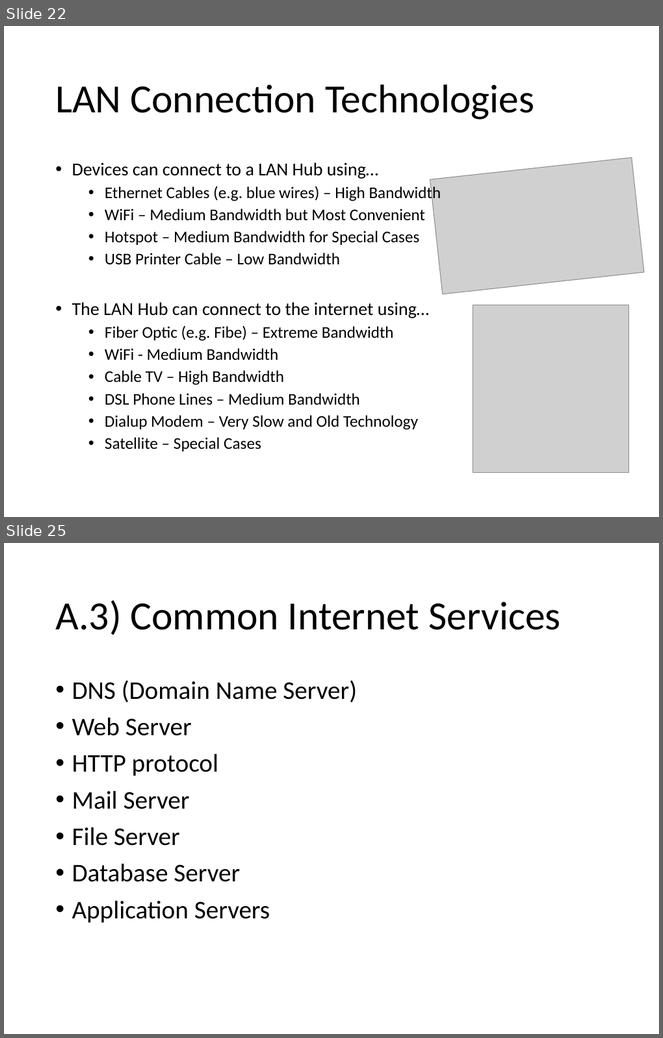
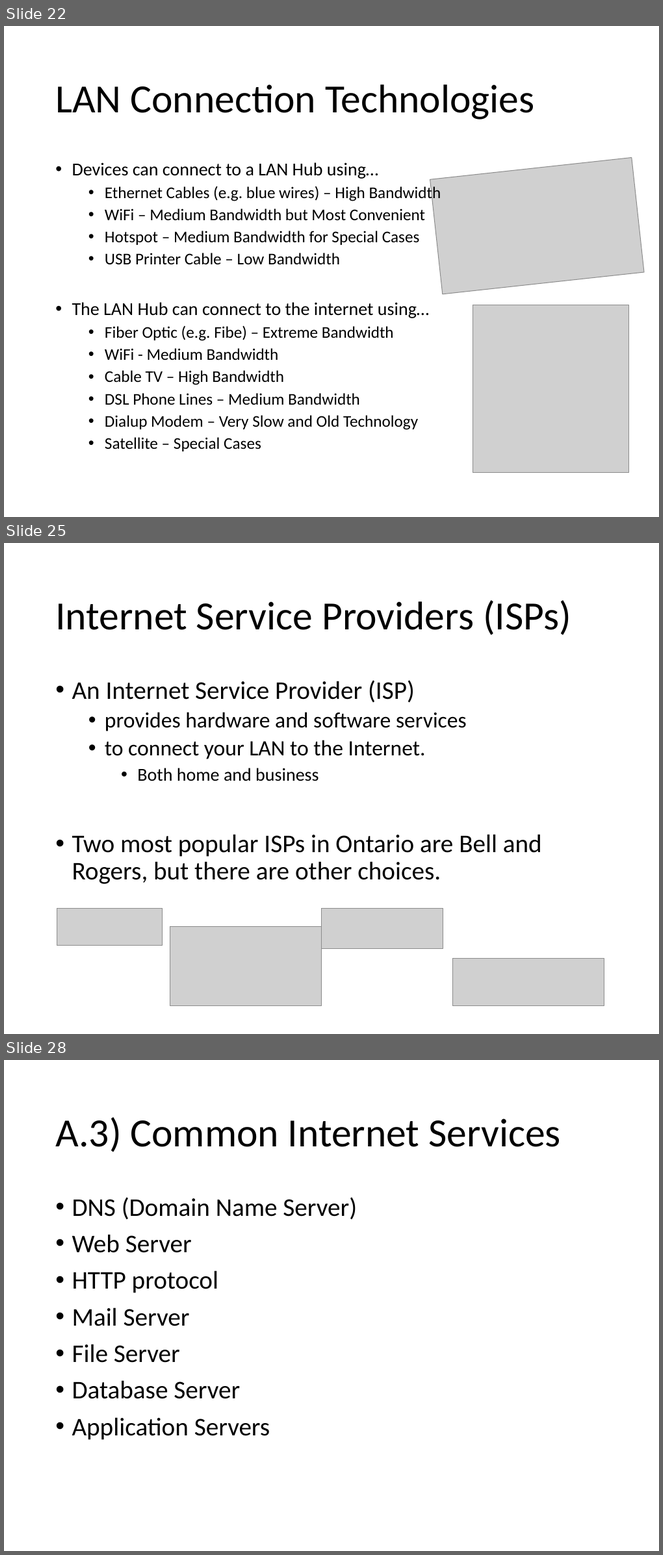
Before and after one commit to Greg5519/ICS3C0, a slide deck: Topic A Computer Systems/A.8 Lesson - World Wide Web.pptx. Shown one above the other, each under a label of ours: slides 22 and 25 before the commit, slides 22, 25 and 28 after it; the slides between them are not shown. The pictures are 663x1038 and 663x1555 pixels, drawn with LibreOffice and Linux fonts; fonts in the diff are those of the drawing; grey boxes stand for pictures. Boxes give left, top, right and bottom in pixels: in the first picture for what was removed or moved away, otherwise in the second. Text is boxed around its words. In the diff, an @@ line names an element or a change of style, - is before the commit and + after.

```diff
--- a/Topic A Computer Systems/A.8 Lesson - World Wide Web.pptx
+++ b/Topic A Computer Systems/A.8 Lesson - World Wide Web.pptx
@@ slide 25 added at [4, 543, 659, 1034], background #FFFFFF @@
@@ title added at [55, 600, 571, 635], 44 pt, text #000000 @@
+Internet Service Providers (ISPs)
@@ text added at [72, 680, 542, 884], 28 pt, text #000000 @@
+• An Internet Service Provider (ISP)
+  • provides hardware and software services
+  • to connect your LAN to the Internet.
+    • Both home and business
+• Two most popular ISPs in Ontario are Bell and Rogers, but there are other choices.
@@ picture added at [57, 908, 163, 946] @@
@@ picture added at [322, 908, 443, 949] @@
@@ picture added at [170, 927, 322, 1006] @@
@@ picture added at [452, 958, 604, 1006] @@
@@ what was slide 25 is now slide 28 @@
```
Also in this commit, not shown: 2 slides changed, 2 other slides added, 2 other files.
